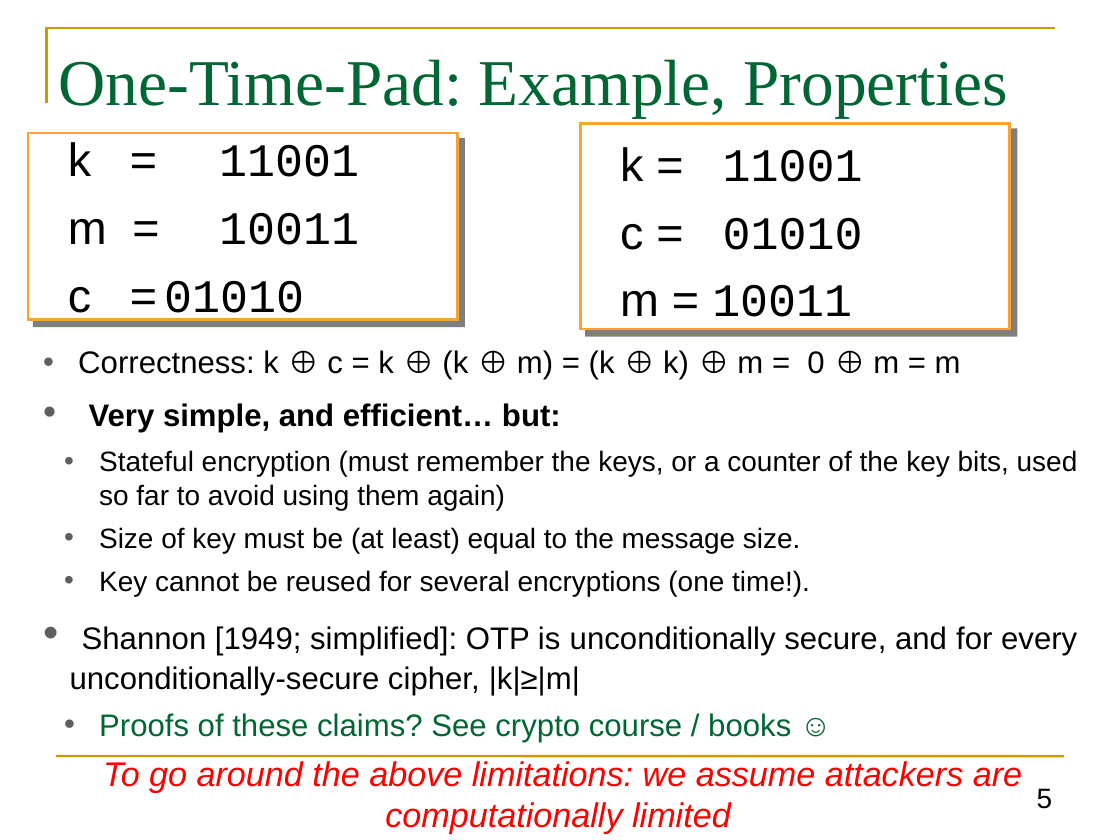
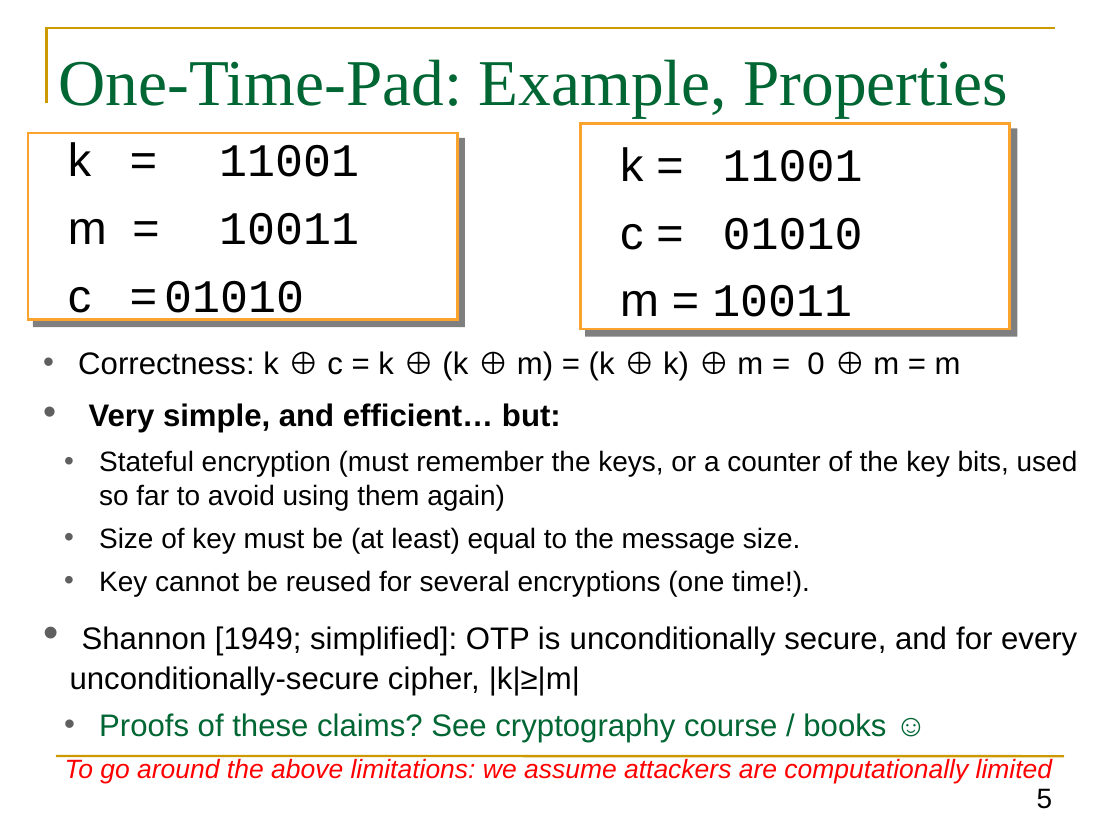
Before and after one commit to GhadaAlmashaqbeh/GhadaAlmashaqbeh.github.io, a slide deck: slide 5 of courses/cse3400-f2026/lecture3.pptx. Drawn at 1120x840 pixels with LibreOffice and Linux fonts; fonts in the diff are those of the drawing. Boxes give left, top, right and bottom in pixels: in the first picture for what was removed or moved away, otherwise in the second. Text is boxed around its words. In the diff, an @@ line names an element or a change of style, - is before the commit and + after.

```diff
--- a/courses/cse3400-f2026/lecture3.pptx
+++ b/courses/cse3400-f2026/lecture3.pptx
@@ text at bbox=[99, 713, 886, 742]: text changed @@
-  • Proofs of these claims? See crypto course / books ☺
+  • Proofs of these claims? See cryptography course / books ☺
@@ text at bbox=[65, 757, 1052, 783]: size 22 to 17 pt in "To go around the above limitations: we ..." @@
```
Also in this commit, not shown: 19 other slides changed, 5 other files.
